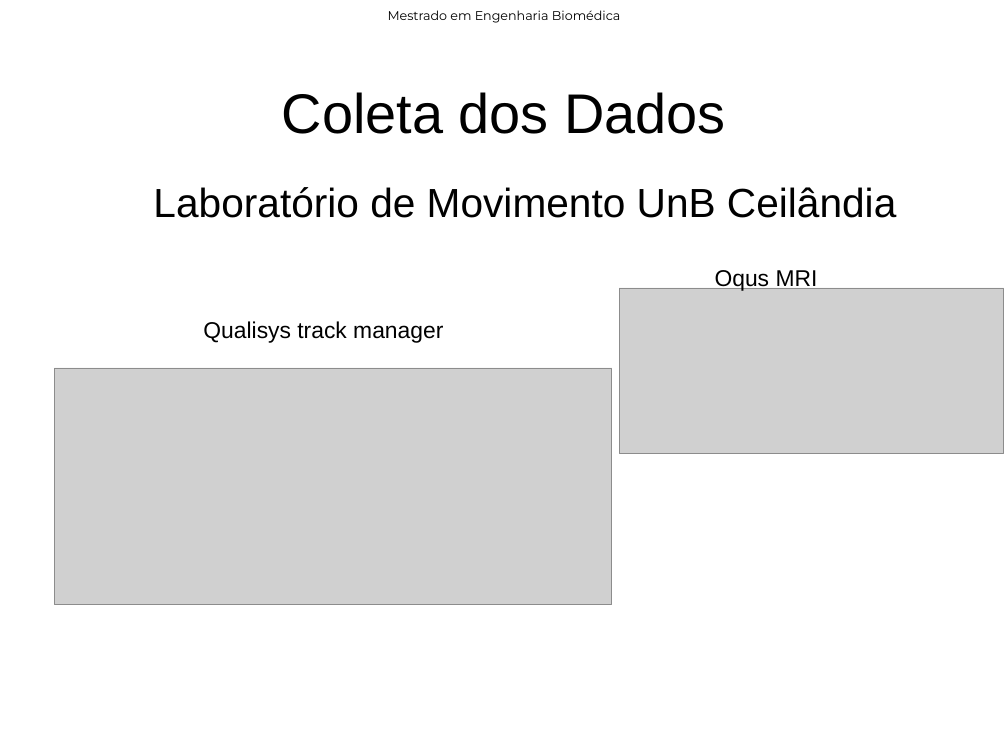
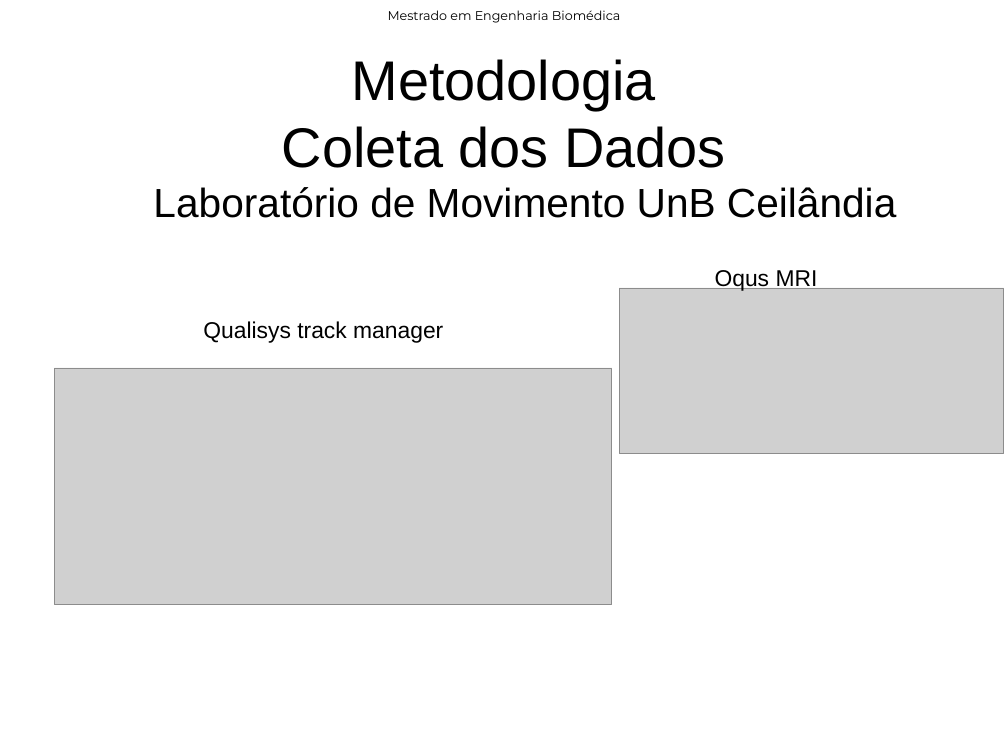
Before and after one commit to rob-nn/dissertation, a slide deck: slide 8 of qualify/qualify.odp (slide 7 before the commit). Drawn at 1008x756 pixels with LibreOffice and Linux fonts; fonts in the diff are those of the drawing; grey boxes stand for pictures; background and template pictures are left out. Boxes give left, top, right and bottom in pixels: in the first picture for what was removed or moved away, otherwise in the second. Text is boxed around its words. In the diff, an @@ line names an element or a change of style, - is before the commit and + after.

```diff
--- a/qualify/qualify.odp
+++ b/qualify/qualify.odp
@@ title at (282, 59, 725, 168): text changed @@
-Coleta dos Dados
+Metodologia
+Coleta dos Dados
```
Also in this commit, not shown: 18 other slides changed, 6 slides added, 18 other files.
